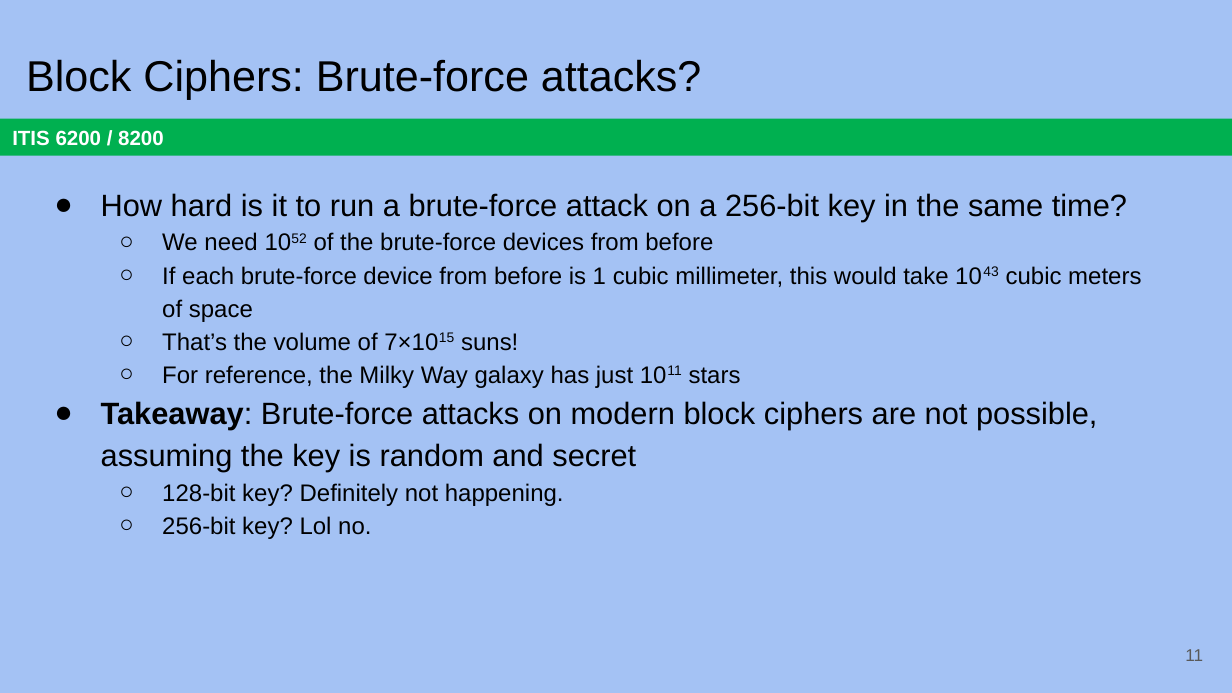
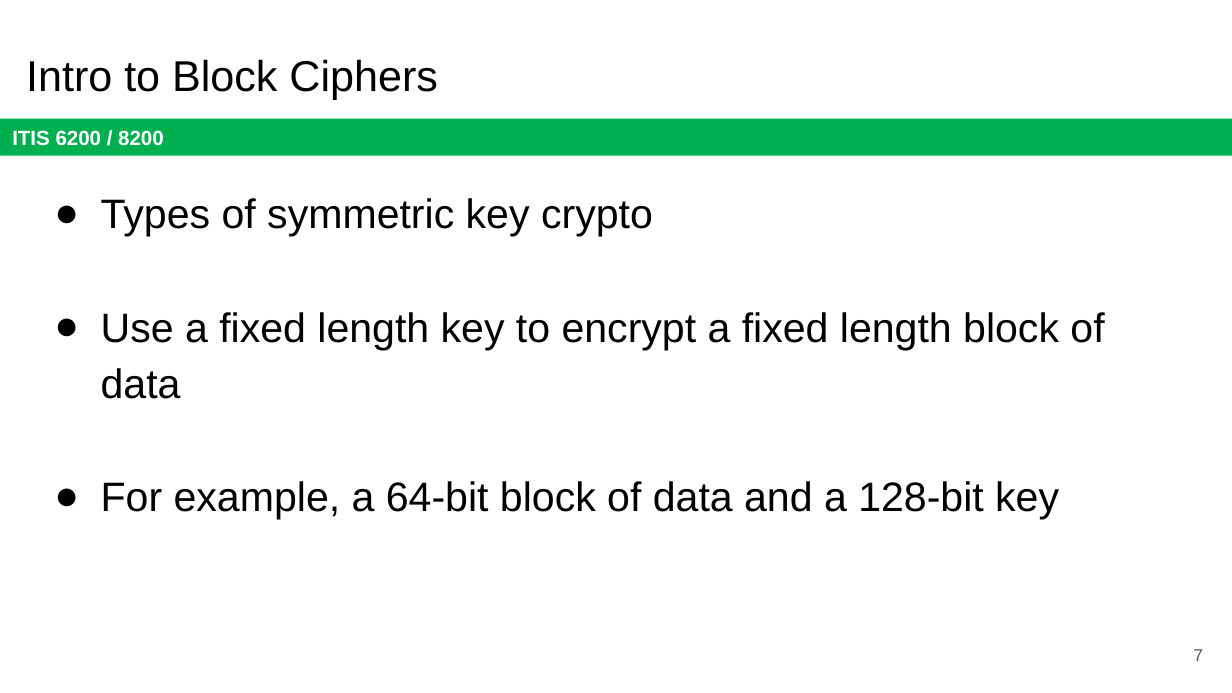
Before and after one commit to jx5c/github.io, a slide deck: slide 7 of teaching/ITIS6200/2023fa/lectures/lec03.pptx (slide 11 before the commit). Drawn at 1232x693 pixels with LibreOffice and Linux fonts; fonts in the diff are those of the drawing. Boxes give left, top, right and bottom in pixels: in the first picture for what was removed or moved away, otherwise in the second. Text is boxed around its words. In the diff, an @@ line names an element or a change of style, - is before the commit and + after.

```diff
--- a/teaching/ITIS6200/2023fa/lectures/lec03.pptx
+++ b/teaching/ITIS6200/2023fa/lectures/lec03.pptx
@@ background #A4C2F4 to #FFFFFF @@
@@ title at [26,59,438,100]: text changed @@
-Block Ciphers: Brute-force attacks?
+Intro to Block Ciphers
@@ text at [101,198,1104,520]: text changed; size 14 to 24 pt @@
-● How hard is it to run a brute-force attack on a 256-bit key in the same time?
-  ○ We need 1052 of the brute-force devices from before
-  ○ If each brute-force device from before is 1 cubic millimeter, this would take 1043 cubic meters of space
-  ○ That’s the volume of 7×1015 suns!
-  ○ For reference, the Milky Way galaxy has just 1011 stars
-● Takeaway: Brute-force attacks on modern block ciphers are not possible, assuming the key is random and secret
-  ○ 128-bit key? Definitely not happening.
-  ○ 256-bit key? Lol no.
+● Types of symmetric key crypto
+● Use a fixed length key to encrypt a fixed length block of data
+● For example, a 64-bit block of data and a 128-bit key
@@ page number at [1194,649,1204,661]: text changed @@
-11
+7
```
Also in this commit, not shown: 7 other slides changed, 6 slides added, 2 slides removed, 1 other file.
